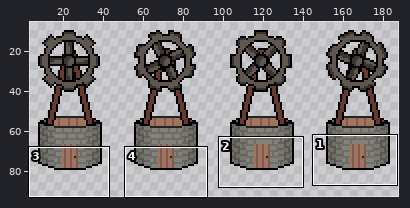
A sprite sheet gets an edit: DigAndDefend/Assets/Niels/Sprites/Animations/Mine Tower.png. Above: a wide view before the commit, with the close-up outlined.
Close-up. Before the edit:
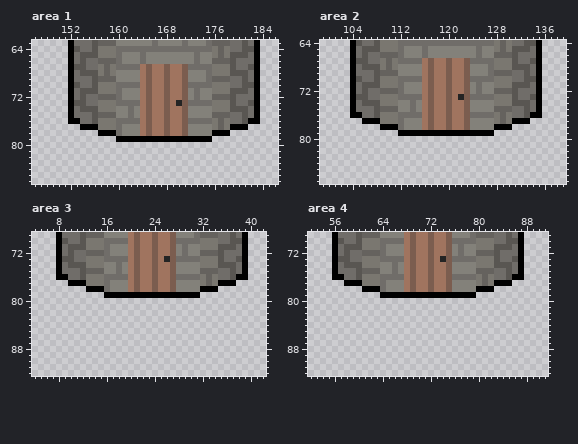
The file is 240x136 pixels. Colours within 5 levels of each other are drawn and written as one. Shown: area 1: x 146..186, y 63..86; area 2: x 99..139, y 64..87; area 3: x 4..42, y 69..92; area 4: x 52..91, y 69..92. The wide view leaves out empty margins.
And afterwards:
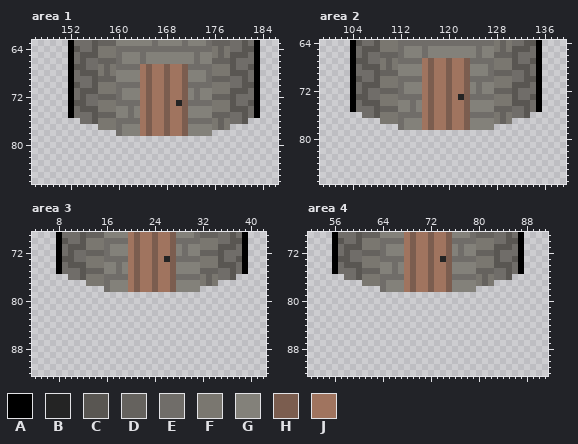
Palette (. is transparent): A #000000  B #242424  C #595652  D #65625e  E #706d69  F #7a7770  G #83817a  H #7b5d4f  J #a0745f
Diff:
Area 1:
Colour A is removed in row 76 at x 152 to 153 and 182 to 183; in row 77 at x 154 to 156 and 179 to 181; in row 78 at x 157 to 159 and 176 to 178; in row 79 at x 160 to 175.
Area 2:
Colour A is removed in row 76 at x 104 to 105 and 134 to 135; in row 77 at x 106 to 108 and 131 to 133; in row 78 at x 109 to 111 and 128 to 130; in row 79 at x 112 to 127.
Area 3:
Colour A is removed in row 76 at x 8 to 9 and 38 to 39; in row 77 at x 10 to 12 and 35 to 37; in row 78 at x 13 to 15 and 32 to 34; in row 79 at x 16 to 31.
Area 4:
Colour A is removed in row 76 at x 56 to 57 and 86 to 87; in row 77 at x 58 to 60 and 83 to 85; in row 78 at x 61 to 63 and 80 to 82; in row 79 at x 64 to 79.
Changed places in both close-ups, as pixel boxes (x1, y1, x2, y2):
erased: (68, 118, 260, 142)
erased: (350, 112, 542, 136)
erased: (56, 274, 248, 298)
erased: (332, 274, 524, 298)
